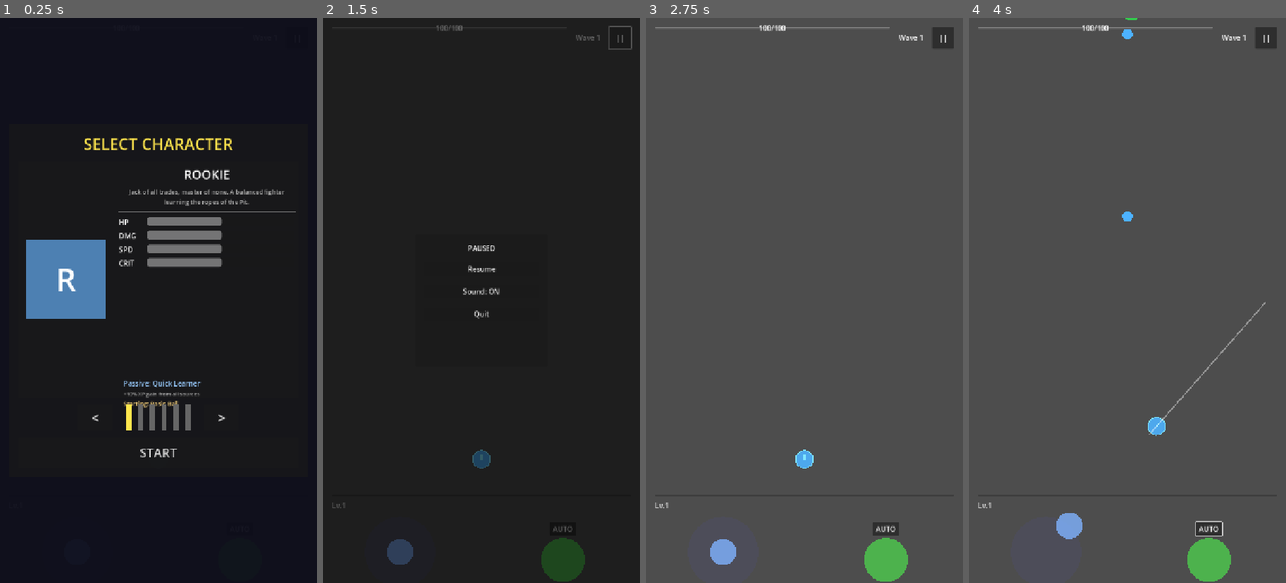
Above: before the commit, frames 1-4 (left to right).
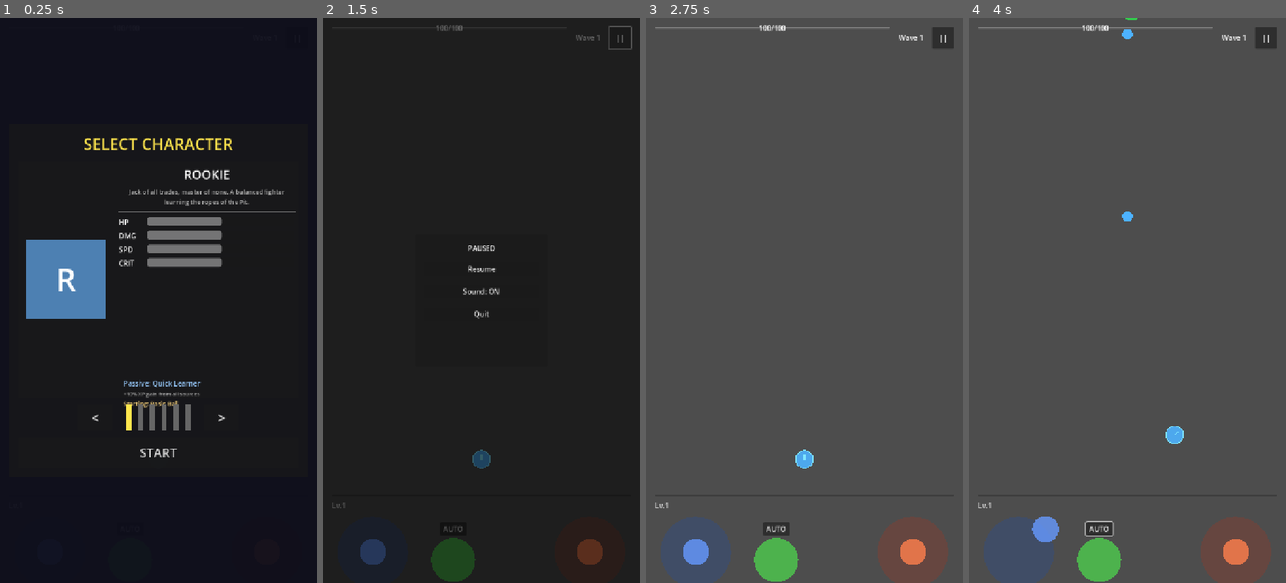
Above: after the commit, the same moments.

Repository: Randroids-Dojo/GoPit
Game: Godot game, scene res://scenes/game.tscn
Two runs of this game, one before a commit and one after it. Both use one fixed random seed, a clock stepped at 60 frames per second and the inputs below.
Inputs (mouse positions are in pixels of both pictures, inside the frame that each line leads up to):
- Up to frame 1 (0.25 s): no input
- Up to frame 2 (1.5 s): click "START" at 0.5 s; click "||" at 1.25 s
- Up to frame 3 (2.75 s): click "Resume" at 2 s
- Up to frame 4 (4 s): click "AUTO" at 2.75 s; tap Enter at 3.5 s; drag from (1045, 554) to (1127, 458) at 3.52 s

The runs differ from the first frame. In frame 2, 2.6% of the frame differs, in the area x 11-89%, y 90-100%; in frame 3, 5.1%; in frame 4, 5.6%, in the area x 4-96%, y 50-100%.

Commit message:
Add twin-stick controls (separate move/aim joysticks)
- Left joystick controls player movement only
- Right joystick controls aim direction only
- Reduces dead zone from 10% to 5% for responsiveness
- Color-coded joysticks: blue (move), orange (aim)
- Tutorial updated to explain both joysticks

Closes GoPit-u9u, GoPit-w3h

Diff:
--- a/scenes/game.tscn
+++ b/scenes/game.tscn
@@ -206,18 +206,20 @@
 grow_vertical = 2
 theme_override_constants/separation = 20
 
-[node name="JoystickContainer" type="CenterContainer" parent="UI/HUD/InputContainer/HBoxContainer"]
-layout_mode = 2
-size_flags_horizontal = 3
-
-[node name="VirtualJoystick" type="Control" parent="UI/HUD/InputContainer/HBoxContainer/JoystickContainer"]
+[node name="MoveJoystickContainer" type="CenterContainer" parent="UI/HUD/InputContainer/HBoxContainer"]
+layout_mode = 2
+size_flags_horizontal = 3
+
+[node name="VirtualJoystick" type="Control" parent="UI/HUD/InputContainer/HBoxContainer/MoveJoystickContainer"]
 custom_minimum_size = Vector2(140, 140)
 layout_mode = 2
 script = ExtResource("3_joystick")
+base_color = Color(0.2, 0.3, 0.5, 0.5)
+knob_color = Color(0.4, 0.6, 1.0, 0.8)
 
 [node name="FireButtonContainer" type="VBoxContainer" parent="UI/HUD/InputContainer/HBoxContainer"]
 layout_mode = 2
-size_flags_horizontal = 3
+size_flags_horizontal = 2
 alignment = 1
 theme_override_constants/separation = 5
 
@@ -233,6 +235,17 @@
 layout_mode = 2
 size_flags_horizontal = 4
 script = ExtResource("4_fire")
+
+[node name="AimJoystickContainer" type="CenterContainer" parent="UI/HUD/InputContainer/HBoxContainer"]
+layout_mode = 2
+size_flags_horizontal = 3
+
+[node name="VirtualJoystick" type="Control" parent="UI/HUD/InputContainer/HBoxContainer/AimJoystickContainer"]
+custom_minimum_size = Vector2(140, 140)
+layout_mode = 2
+script = ExtResource("3_joystick")
+base_color = Color(0.5, 0.25, 0.2, 0.5)
+knob_color = Color(1.0, 0.5, 0.3, 0.8)
 
 [node name="GameOverOverlay" type="Control" parent="UI"]
 visible = false
--- a/scripts/game/game_controller.gd
+++ b/scripts/game/game_controller.gd
@@ -8,7 +8,8 @@
 @onready var enemy_spawner: EnemySpawner = $GameArea/Enemies/EnemySpawner
 @onready var player_zone: Area2D = $GameArea/PlayerZone
 @onready var player: CharacterBody2D = $GameArea/Player
-@onready var joystick: Control = $UI/HUD/InputContainer/HBoxContainer/JoystickContainer/VirtualJoystick
+@onready var move_joystick: Control = $UI/HUD/InputContainer/HBoxContainer/MoveJoystickContainer/VirtualJoystick
+@onready var aim_joystick: Control = $UI/HUD/InputContainer/HBoxContainer/AimJoystickContainer/VirtualJoystick
 @onready var fire_button: Control = $UI/HUD/InputContainer/HBoxContainer/FireButtonContainer/FireButton
 @onready var auto_toggle: Button = $UI/HUD/InputContainer/HBoxContainer/FireButtonContainer/AutoToggle
 @onready var aim_line: Line2D = $GameArea/AimLine
@@ -32,10 +33,15 @@
 func _ready() -> void:
 	viewport_height = get_viewport_rect().size.y
 
-	# Wire up joystick - now controls player movement
-	if joystick:
-		joystick.direction_changed.connect(_on_joystick_direction_changed)
-		joystick.released.connect(_on_joystick_released)
+	# Wire up move joystick (left) - controls player movement
+	if move_joystick:
+		move_joystick.direction_changed.connect(_on_move_joystick_direction_changed)
+		move_joystick.released.connect(_on_move_joystick_released)
+
+	# Wire up aim joystick (right) - controls aim direction
+	if aim_joystick:
+		aim_joystick.direction_changed.connect(_on_aim_joystick_direction_changed)
+		aim_joystick.released.connect(_on_aim_joystick_released)
 
 	# Wire up fire button
 	if fire_button:
@@ -219,15 +225,26 @@
 		player_zone.global_position = pos
 
 
-func _on_joystick_direction_changed(direction: Vector2) -> void:
-	# Control player movement
+func _on_move_joystick_direction_changed(direction: Vector2) -> void:
+	# Control player movement only
 	if player and player.has_method("set_movement_input"):
 		player.set_movement_input(direction)
 
-	# Set aim direction on ball spawner (use movement direction for aiming)
-	if ball_spawner:
-		if direction.length() > 0.1:
-			ball_spawner.set_aim_direction(direction)
+	# Notify tutorial
+	if tutorial_overlay and tutorial_overlay.has_method("on_joystick_used"):
+		tutorial_overlay.on_joystick_used()
+
+
+func _on_move_joystick_released() -> void:
+	# Stop player movement
+	if player and player.has_method("set_movement_input"):
+		player.set_movement_input(Vector2.ZERO)
+
+
+func _on_aim_joystick_direction_changed(direction: Vector2) -> void:
+	# Set aim direction on ball spawner
+	if ball_spawner and direction.length() > 0.1:
+		ball_spawner.set_aim_direction(direction)
 
 	# Show aim line from player position
 	if aim_line and player:
@@ -237,15 +254,11 @@
 			aim_line.hide_line()
 
 	# Notify tutorial
-	if tutorial_overlay and tutorial_overlay.has_method("on_joystick_used"):
-		tutorial_overlay.on_joystick_used()
-
-
-func _on_joystick_released() -> void:
-	# Stop player movement
-	if player and player.has_method("set_movement_input"):
-		player.set_movement_input(Vector2.ZERO)
-
+	if tutorial_overlay and tutorial_overlay.has_method("on_aim_joystick_used"):
+		tutorial_overlay.on_aim_joystick_used()
+
+
+func _on_aim_joystick_released() -> void:
 	if aim_line:
 		aim_line.hide_line()
 
--- a/scripts/input/virtual_joystick.gd
+++ b/scripts/input/virtual_joystick.gd
@@ -6,7 +6,7 @@
 
 @export var base_radius: float = 80.0
 @export var knob_radius: float = 30.0
-@export var dead_zone: float = 0.1
+@export var dead_zone: float = 0.05  # 5% dead zone for responsive controls
 @export var base_color: Color = Color(0.3, 0.3, 0.4, 0.5)
 @export var knob_color: Color = Color(0.5, 0.7, 1.0, 0.8)
 
--- a/scripts/ui/tutorial_overlay.gd
+++ b/scripts/ui/tutorial_overlay.gd
@@ -1,9 +1,9 @@
 extends CanvasLayer
 ## First-time tutorial overlay with step-by-step hints
 
-enum TutorialStep { AIM, FIRE, HIT, COMPLETE }
+enum TutorialStep { MOVE, AIM, FIRE, HIT, COMPLETE }
 
-var current_step: TutorialStep = TutorialStep.AIM
+var current_step: TutorialStep = TutorialStep.MOVE
 var has_completed_tutorial: bool = false
 
 @onready var dim_background: ColorRect = $DimBackground
@@ -23,16 +23,19 @@
 		return
 
 	visible = true
-	_show_step(TutorialStep.AIM)
+	_show_step(TutorialStep.MOVE)
 
 
 func _show_step(step: TutorialStep) -> void:
 	current_step = step
 
 	match step:
+		TutorialStep.MOVE:
+			hint_label.text = "Drag LEFT joystick to MOVE"
+			_show_highlight_at("MoveJoystickContainer")
 		TutorialStep.AIM:
-			hint_label.text = "Drag the JOYSTICK to aim"
-			_show_highlight_at("VirtualJoystick")
+			hint_label.text = "Drag RIGHT joystick to AIM"
+			_show_highlight_at("AimJoystickContainer")
 		TutorialStep.FIRE:
 			hint_label.text = "Tap FIRE to shoot!"
 			_show_highlight_at("FireButton")
@@ -77,6 +80,13 @@
 
 
 func on_joystick_used() -> void:
+	# Called when move joystick is used
+	if current_step == TutorialStep.MOVE:
+		_show_step(TutorialStep.AIM)
+
+
+func on_aim_joystick_used() -> void:
+	# Called when aim joystick is used
 	if current_step == TutorialStep.AIM:
 		_show_step(TutorialStep.FIRE)
 
